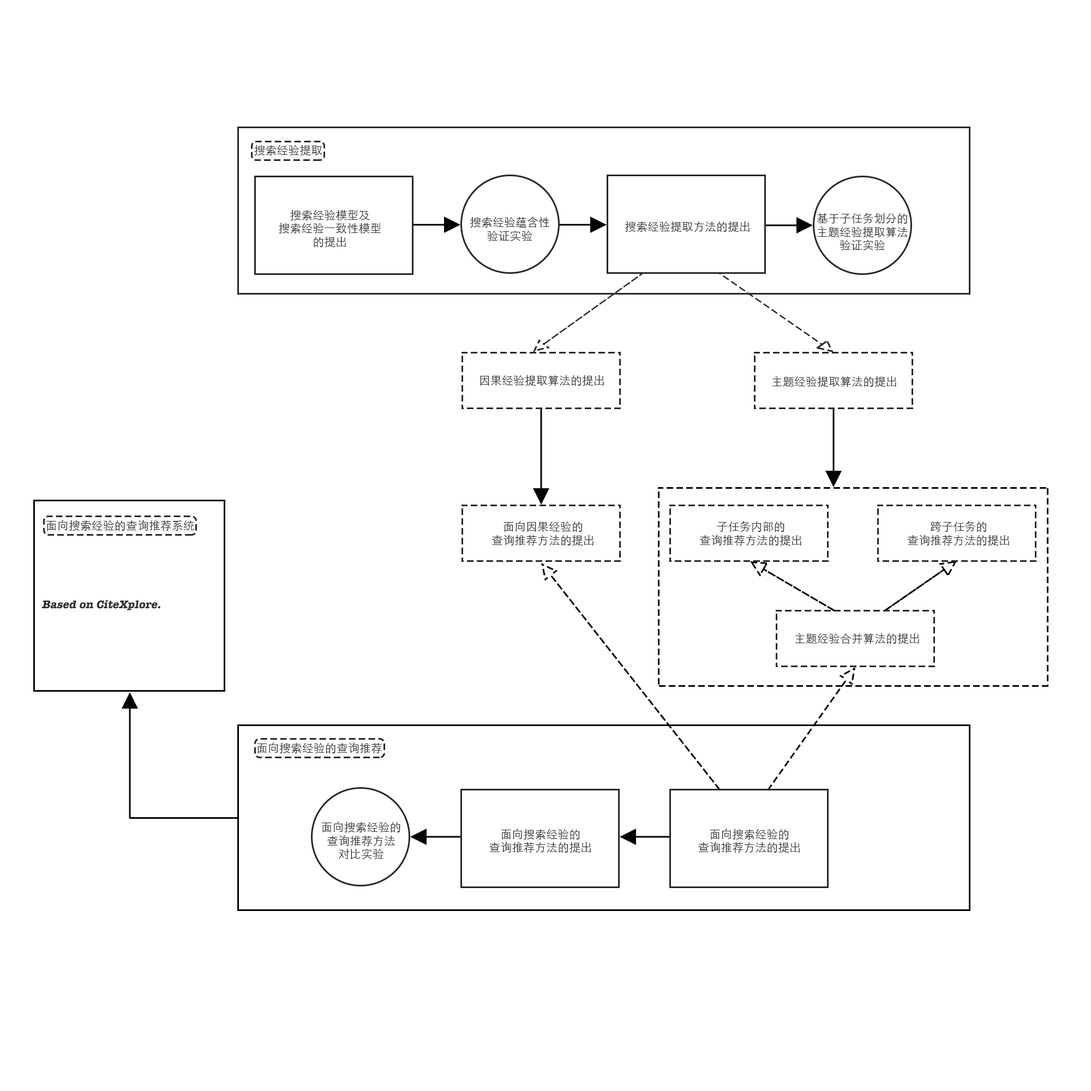
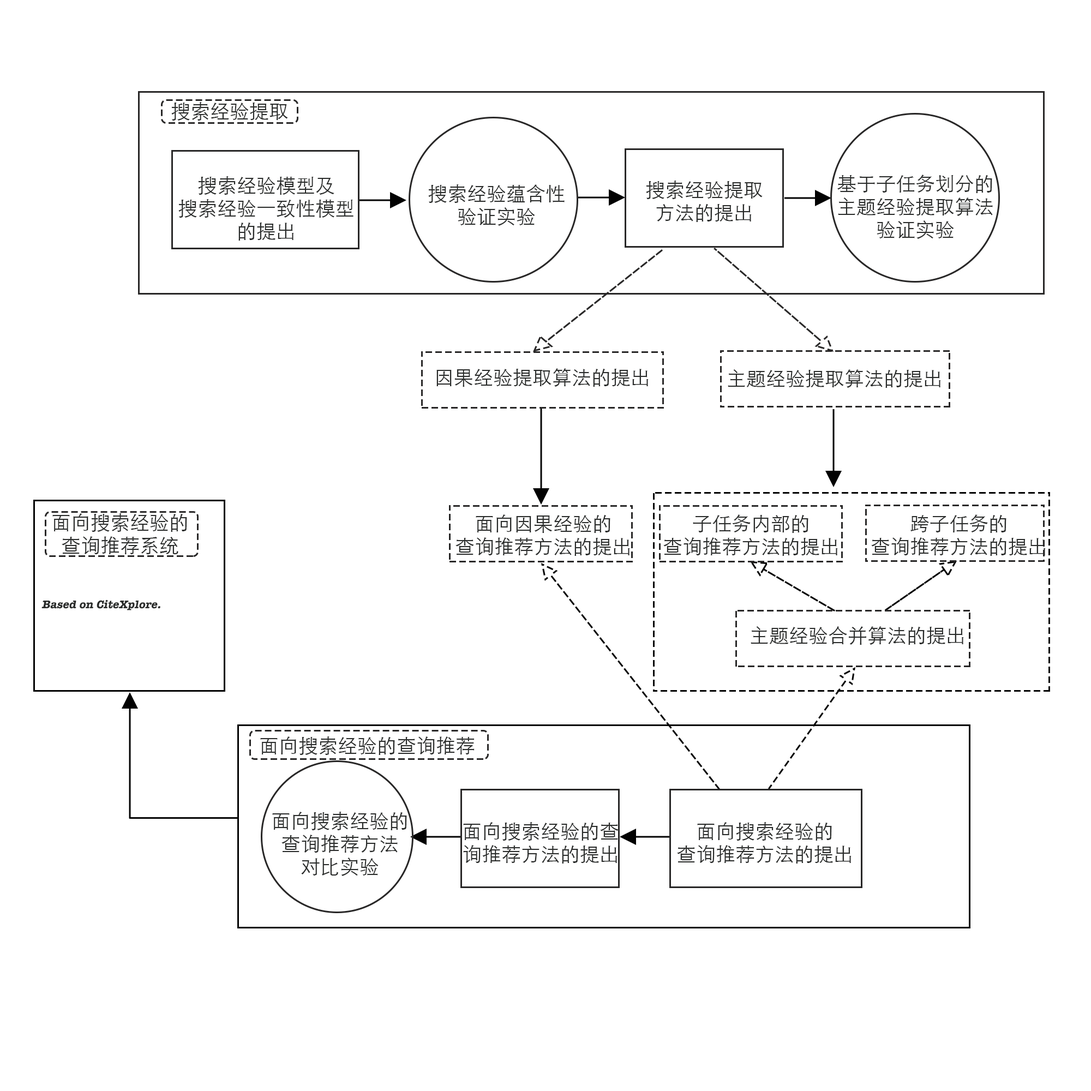
Layers edited between the first and the second 1091px x 1091px image:
painted on "搜索经验提取（大）" over [left=138, top=91, right=1046, bottom=295]
painted on "基于子任务划分的 主题经验提取算法 验证实验" (1st of 2) over [left=816, top=174, right=994, bottom=251]
painted on "基于子任务划分的 主题经验提取算法 验证实验" (2nd of 2) over [left=813, top=112, right=1001, bottom=283]
painted on "搜索经验提取（小）" over [left=160, top=99, right=326, bottom=161]
painted on "搜索经验提取" over [left=171, top=102, right=323, bottom=156]
painted on "搜索经验蕴含性 验证实验" (1st of 2) over [left=408, top=116, right=579, bottom=283]
painted on "搜索经验蕴含性 验证实验" (2nd of 2) over [left=428, top=184, right=565, bottom=242]
painted on "搜索经验模型及 搜索经验一致性模型 的提出" (1st of 2) over [left=171, top=150, right=414, bottom=276]
painted on "搜索经验模型及 搜索经验一致性模型 的提出" (2nd of 2) over [left=178, top=176, right=381, bottom=248]
painted on "形状 2" over [left=533, top=249, right=664, bottom=353]
painted on "因果经验提取算法的提出" (1st of 2) over [left=421, top=351, right=665, bottom=410]
painted on "搜索经验提取方法的提出" over [left=606, top=148, right=785, bottom=274]
painted on "主题经验提取算法的提出" (1st of 2) over [left=720, top=350, right=951, bottom=410]
painted on "形状 3" over [left=713, top=247, right=834, bottom=353]
painted on "面向搜索经验的 查询推荐方法 对比实验" (1st of 2) over [left=272, top=812, right=408, bottom=877]
painted on "面向搜索经验的 查询推荐方法 对比实验" (2nd of 2) over [left=260, top=760, right=414, bottom=914]
painted on "主题经验合并算法的提出" (1st of 2) over [left=735, top=610, right=971, bottom=668]
painted on "跨子任务的查询推荐方法的提出" over [left=865, top=504, right=1046, bottom=563]
painted on "子任务内部的查询推荐方法的提出" over [left=659, top=504, right=844, bottom=563]
painted on "面向因果经验的查询推荐方法的提出" over [left=449, top=504, right=634, bottom=563]
painted on "面向搜索经验的查询推荐" (3rd of 3) over [left=237, top=909, right=971, bottom=929]
painted on "形状 5" over [left=653, top=567, right=719, bottom=693]
painted on "矩形 1" over [left=653, top=487, right=1051, bottom=693]
…and 20 more changes (20 painted, 3 renamed)
